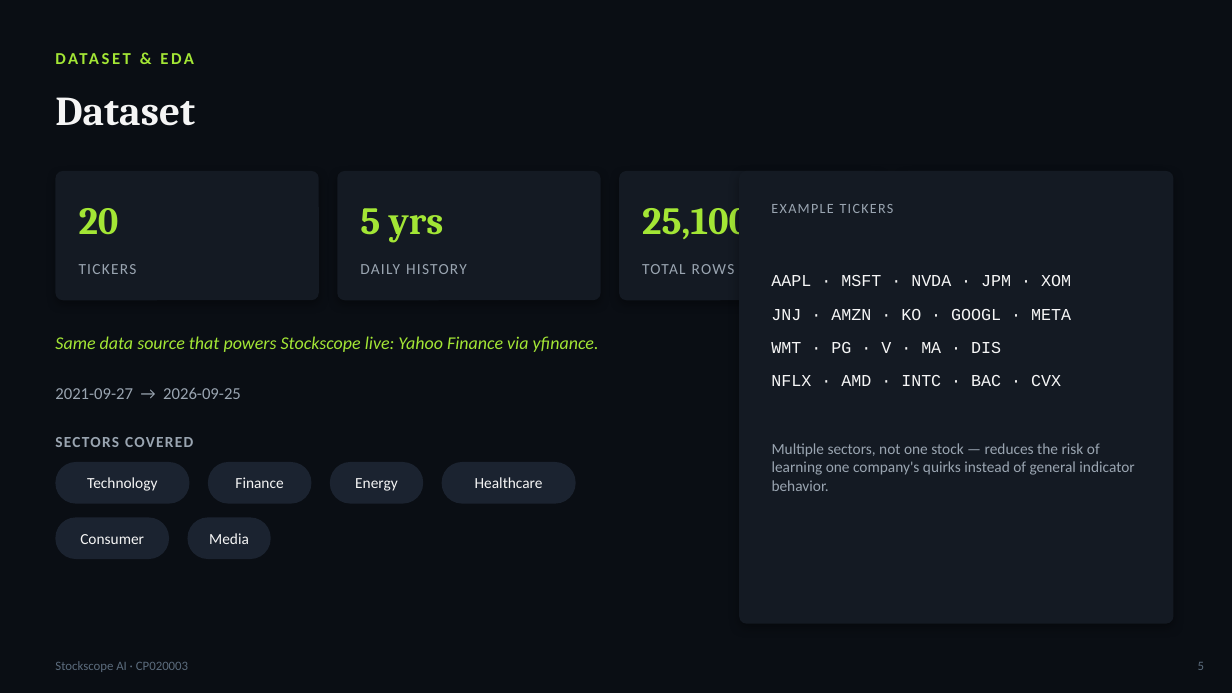
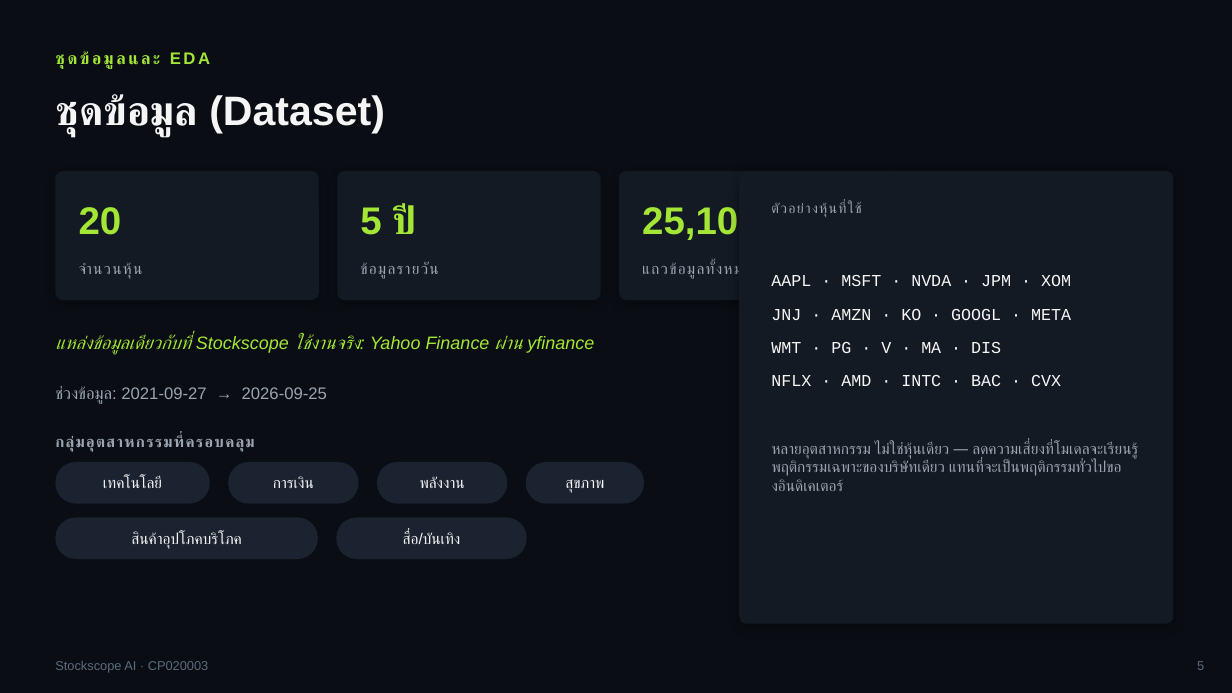
Before and after one commit to txphichatwanich19-rgb/stockscope, a slide deck: slide 5 of ml/stock_direction_presentation.pptx. Drawn at 1232x693 pixels with LibreOffice and Linux fonts; fonts in the diff are those of the drawing. Boxes give left, top, right and bottom in pixels: in the first picture for what was removed or moved away, otherwise in the second. Text is boxed around its words. In the diff, an @@ line names an element or a change of style, - is before the commit and + after.

```diff
--- a/ml/stock_direction_presentation.pptx
+++ b/ml/stock_direction_presentation.pptx
@@ text at [55, 54, 64, 69]: text changed; font Calibri to Arial @@
-DATASET & EDA
+ชุดข้อมูลและ EDA
@@ text at [55, 94, 385, 136]: text changed; font Cambria to Arial @@
-Dataset
+ชุดข้อมูล (Dataset)
@@ text "20" at [79, 207, 122, 235]: font Cambria to Arial @@
@@ text at [360, 204, 408, 235]: text changed; font Cambria to Arial @@
-5 yrs
+5 ปี
@@ text "25,100" at [642, 207, 760, 240]: font Cambria to Arial @@
@@ text at [771, 202, 862, 217]: text changed; font Calibri to Arial @@
-EXAMPLE TICKERS
+ตัวอย่างหุ้นที่ใช้
@@ text at [79, 263, 143, 278]: text changed; font Calibri to Arial @@
-TICKERS
+จำนวนหุ้น
@@ text at [360, 262, 438, 278]: text changed; font Calibri to Arial @@
-DAILY HISTORY
+ข้อมูลรายวัน
@@ text at [642, 261, 751, 278]: text changed; font Calibri to Arial @@
-TOTAL ROWS
+แถวข้อมูลทั้งหมด
@@ text at [55, 334, 594, 355]: text changed; font Calibri to Arial @@
-Same data source that powers Stockscope live: Yahoo Finance via yfinance.
+แหล่งข้อมูลเดียวกับที่ Stockscope ใช้งานจริง: Yahoo Finance ผ่าน yfinance
@@ text at [55, 386, 327, 404]: text changed; font Calibri to Arial @@
-2021-09-27 → 2026-09-25
+ช่วงข้อมูล: 2021-09-27 → 2026-09-25
@@ text at [55, 435, 255, 452]: text changed; font Calibri to Arial @@
-SECTORS COVERED
+กลุ่มอุตสาหกรรมที่ครอบคลุม
@@ text at [772, 441, 1137, 491]: text changed; font Calibri to Arial @@
-Multiple sectors, not one stock — reduces the risk of learning one company's quirks instead of general indicator behavior.
+หลายอุตสาหกรรม ไม่ใช่หุ้นเดียว — ลดความเสี่ยงที่โมเดลจะเรียนรู้พฤติกรรมเฉพาะของบริษัทเดียว แทนที่จะเป็นพฤติกรรมทั่วไปของอินดิเคเตอร์
@@ rounded rectangle: place and size @@
-rounded rectangle at [55, 462, 189, 504]
+rounded rectangle at [55, 462, 210, 504]
@@ text at [103, 476, 162, 488]: text changed; font Calibri to Arial @@
-Technology
+เทคโนโลยี
@@ rounded rectangle: place and size @@
-rounded rectangle at [208, 462, 311, 504]
+rounded rectangle at [228, 462, 359, 504]
@@ text at [273, 476, 314, 488]: text changed; font Calibri to Arial @@
-Finance
+การเงิน
@@ rounded rectangle: place and size @@
-rounded rectangle at [330, 462, 423, 504]
+rounded rectangle at [377, 462, 507, 504]
@@ text at [420, 476, 465, 488]: text changed; font Calibri to Arial @@
-Energy
+พลังงาน
@@ rounded rectangle: place and size @@
-rounded rectangle at [442, 462, 576, 504]
+rounded rectangle at [526, 462, 644, 504]
@@ text at [565, 479, 604, 493]: text changed; font Calibri to Arial @@
-Healthcare
+สุขภาพ
@@ rounded rectangle: place and size @@
-rounded rectangle at [55, 518, 169, 559]
+rounded rectangle at [55, 518, 318, 559]
@@ text at [131, 532, 242, 549]: text changed; font Calibri to Arial @@
-Consumer
+สินค้าอุปโภคบริโภค
@@ text removed at [209, 533, 249, 544] @@
-Media
@@ rounded rectangle: place and size @@
-rounded rectangle at [188, 518, 271, 559]
+rounded rectangle at [336, 518, 527, 559]
@@ text added at [403, 532, 461, 544], 12 pt, text #F5F5F5 @@
+สื่อ/บันเทิง
@@ text "Stockscope AI · CP020003" at [55, 661, 209, 673]: font Calibri to Arial @@
```
Also in this commit, not shown: 9 other slides changed, 5 slides added, 5 slides removed, 1 other file.
